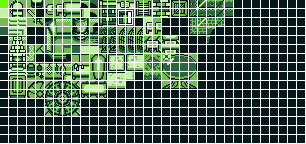
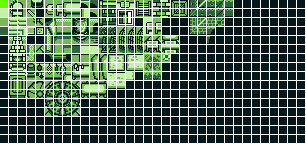
Comparing the layer stacks of the two 306 × 144 images. Changes:
painted on "castle.png" over [left=27, top=27, right=197, bottom=88]
